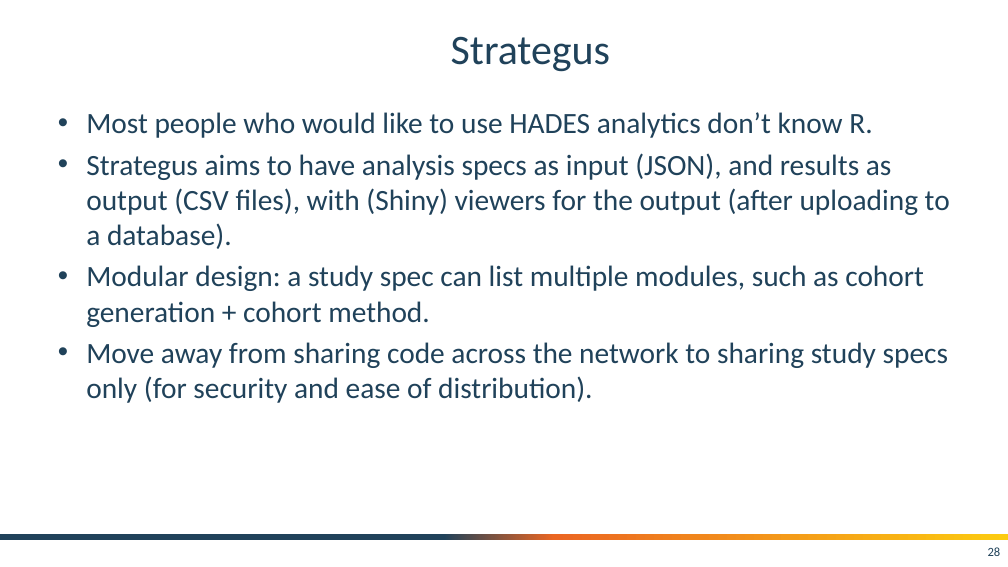
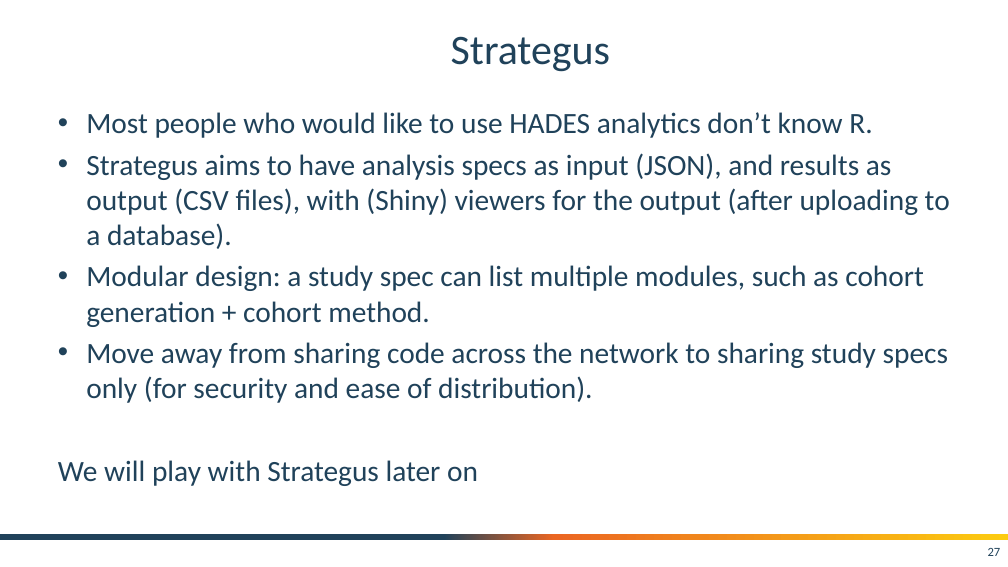
Before and after one commit to OHDSI/Tutorial-Hades, a slide deck: slide 27 of slides/HADESIntro.pptx (slide 28 before the commit). Drawn at 1008x567 pixels with LibreOffice and Linux fonts; fonts in the diff are those of the drawing; background and template pictures are left out. Boxes give left, top, right and bottom in pixels: in the first picture for what was removed or moved away, otherwise in the second. Text is boxed around its words. In the diff, an @@ line names an element or a change of style, - is before the commit and + after.

Commit message:
Updating slides

```diff
--- a/slides/HADESIntro.pptx
+++ b/slides/HADESIntro.pptx
@@ text at (58,460,478,486): paragraph added @@
+We will play with Strategus later on
@@ page number at (988,548,1001,556): text changed @@
-28
+27
```
Also in this commit, not shown: 2 slides removed, 4 other files.
